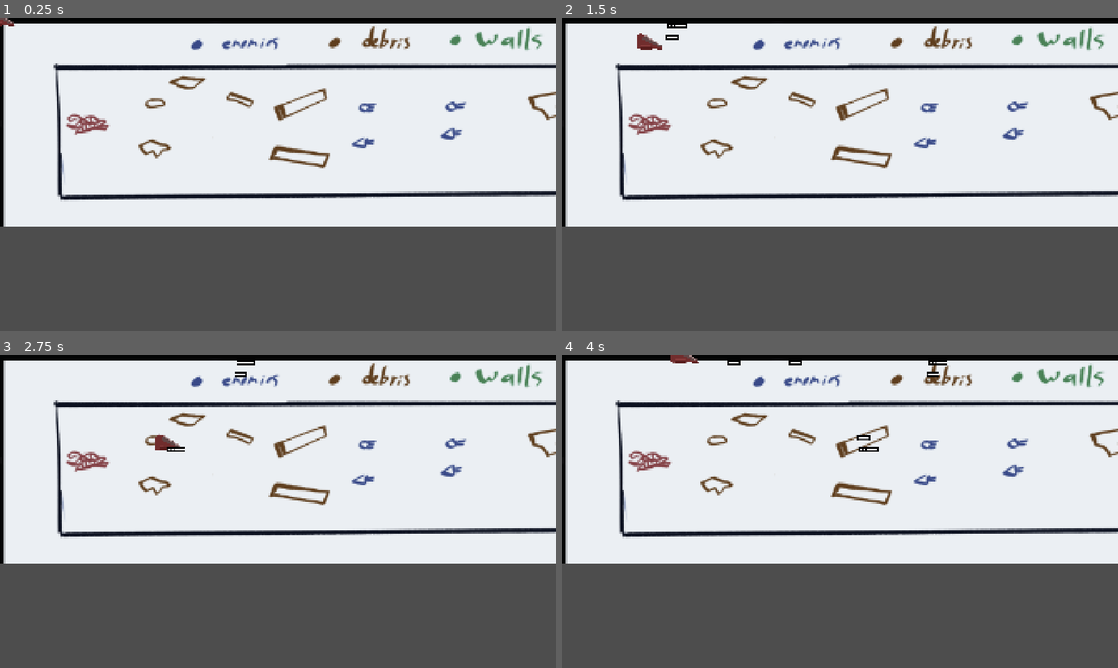
Above: before the commit, frames 1-4 (two rows, left to right).
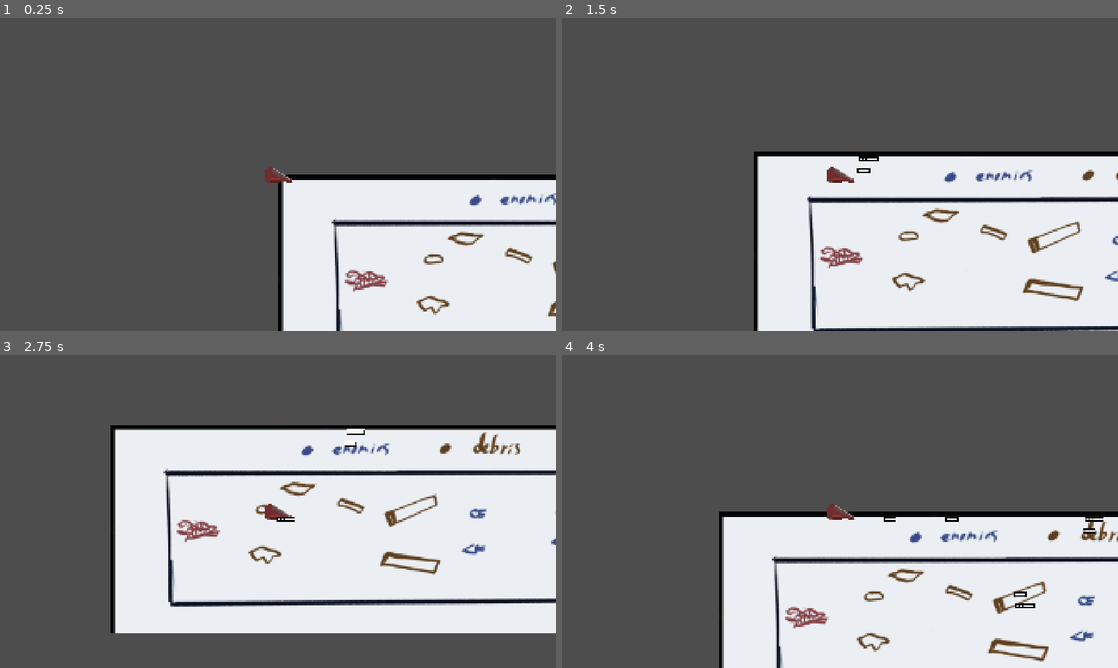
Above: after the commit, the same moments.

Repository: ShadeDepeche/scav-spacies
Game: Godot game, scene res://scenes/main.tscn
Two runs of this game, one before a commit and one after it. Both use one fixed random seed, a clock stepped at 60 frames per second and the inputs below.
Inputs:
- Up to frame 1 (0.25 s): no input
- Up to frame 2 (1.5 s): tap Enter at 0.5 s; hold Right (move_right) 0.53-1.28 s; hold Z (shoot) 0.53-1.28 s; hold Down (move_down) from 1.28 s (still down); tap Z (shoot) at 1.35 s
- Up to frame 3 (2.75 s): release Down (move_down) at 2.03 s; hold Right (move_right) from 2.03 s (still down); hold Z (shoot) from 2.03 s (still down)
- Up to frame 4 (4 s): release Right (move_right) at 2.78 s; release Z (shoot) at 2.78 s; hold Up (move_up) 2.78-3.53 s; tap Z (shoot) at 2.85 s; hold Left (move_left) from 3.53 s (still down); hold Z (shoot) from 3.53 s (still down)

The runs differ from the first frame. In frame 1, 78% of the frame differs, in the area x 0-100%, y 0-100%; in frame 2, 77%; in frame 3, 57%; in frame 4, 83%.

Commit message:
Added a camera that makes the background move. I just need to figure scrolling out now

Diff:
--- a/scenes/Level.tscn
+++ b/scenes/Level.tscn
@@ -5,10 +5,11 @@
 [node name="Level" type="CanvasLayer"]
 
 [node name="Level Background" type="ParallaxBackground" parent="."]
+scroll_offset = Vector2(1, 0)
 
 [node name="Level 1" type="ParallaxLayer" parent="Level Background"]
 
 [node name="Sprite2D" type="Sprite2D" parent="Level Background/Level 1"]
-position = Vector2(1218, 361)
-scale = Vector2(3.701, 3.374)
+position = Vector2(1219.74, 359.665)
+scale = Vector2(3.70179, 3.38653)
 texture = ExtResource("1_uhqny")
--- a/scenes/Ship.tscn
+++ b/scenes/Ship.tscn
@@ -42,4 +42,6 @@
 wait_time = 0.25
 one_shot = true
 
+[node name="Camera2D" type="Camera2D" parent="."]
+
 [connection signal="hit" from="." to="." method="_on_hit"]
